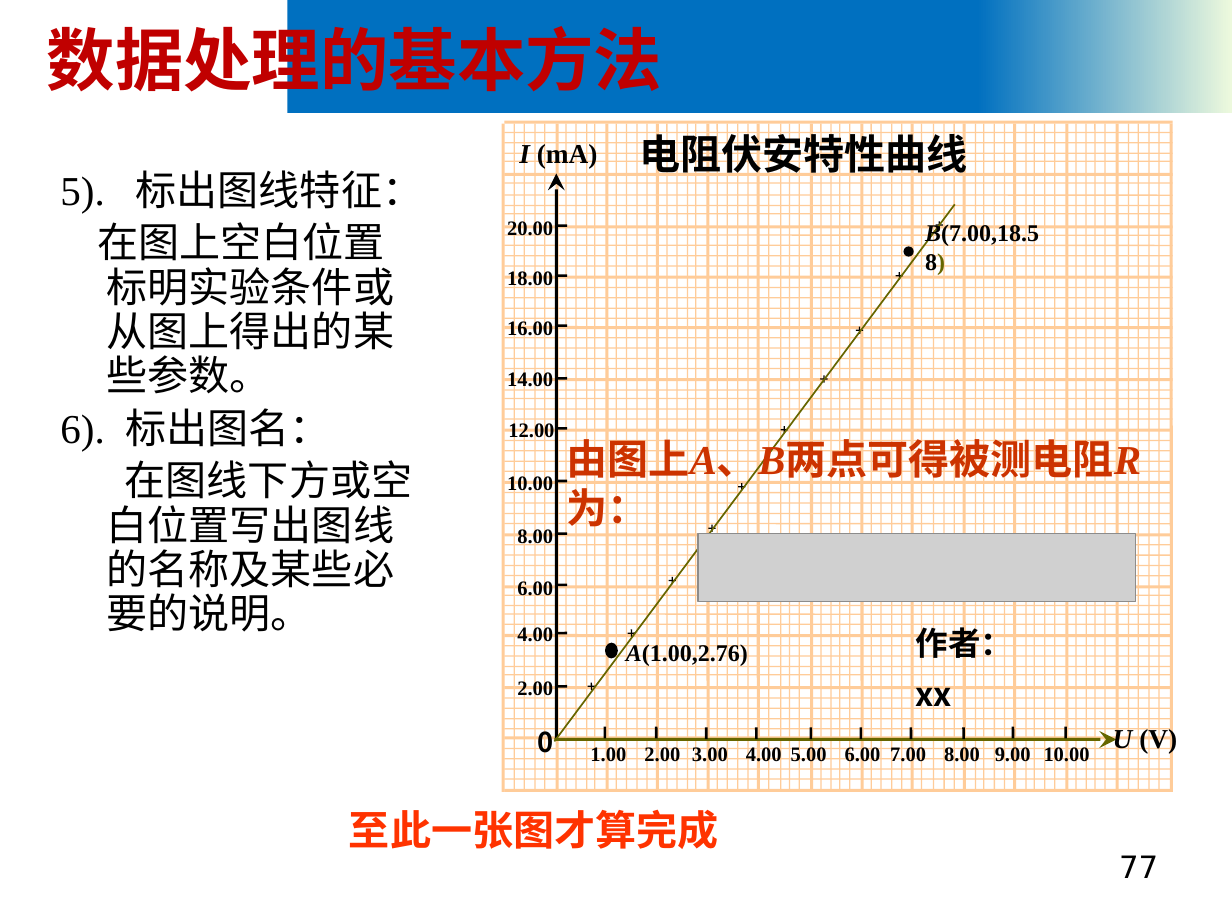
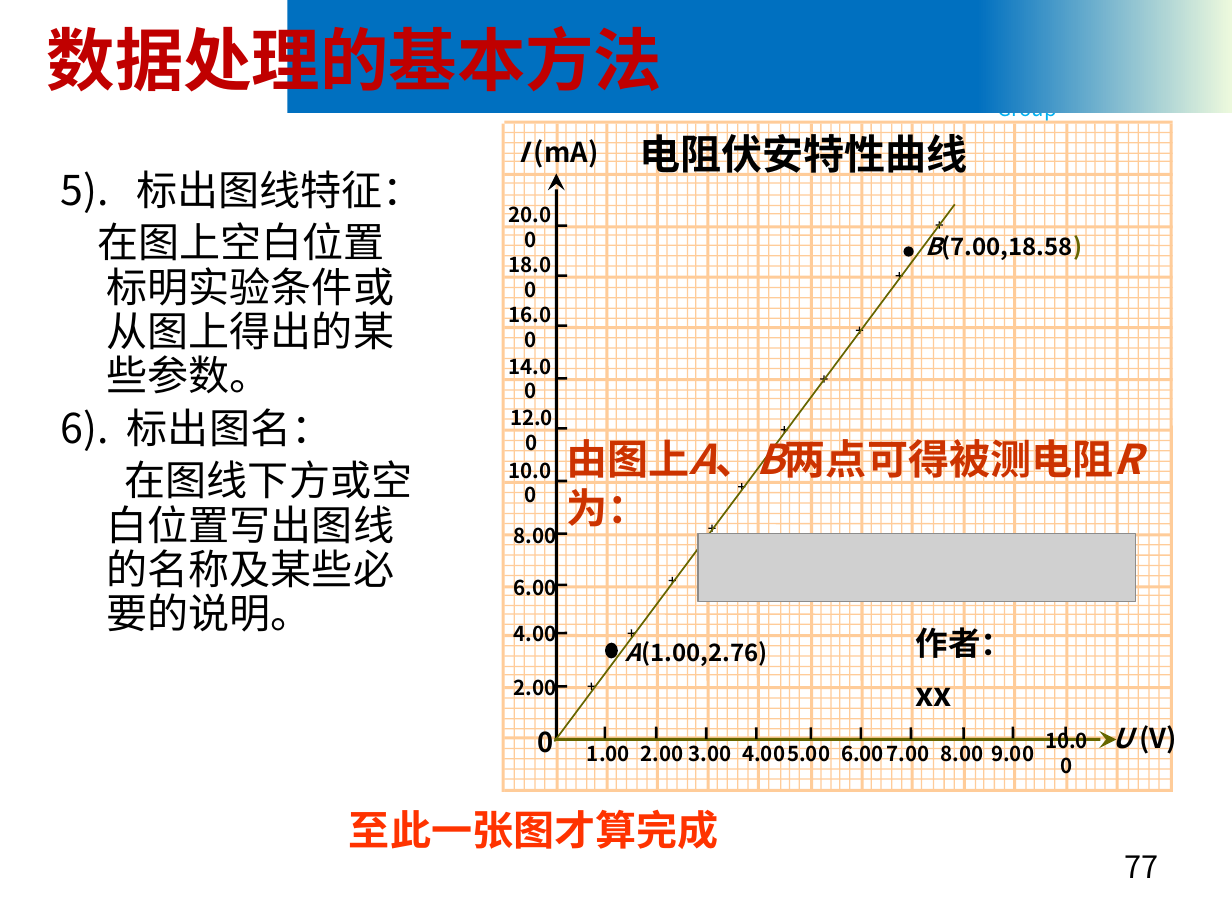
Before and after one commit to yzbaaa/ZZU-CS-Courses-Resources, a slide deck: slide 77 of 01 数理基础 & 英语/大学物理实验 A(Ⅰ)/PPT/大学物理实验绪论.pptx. Drawn at 1232x924 pixels with LibreOffice and Linux fonts; fonts in the diff are those of the drawing; grey boxes stand for pictures; background and template pictures are left out. Boxes give left, top, right and bottom in pixels: in the first picture for what was removed or moved away, otherwise in the second. Text is boxed around its words. In the diff, an @@ line names an element or a change of style, - is before the commit and + after.

Commit message:
add: 添加大物实验ppt

```diff
--- a/01 数理基础 & 英语/大学物理实验 A(Ⅰ)/PPT/大学物理实验绪论.pptx
+++ b/01 数理基础 & 英语/大学物理实验 A(Ⅰ)/PPT/大学物理实验绪论.pptx
@@ font Times New Roman to Noto Sans CJK SC in 27 elements at (x1=60, y1=170, x2=423, y2=632), (x1=514, y1=522, x2=557, y2=548), (x1=514, y1=621, x2=557, y2=647), (x1=514, y1=575, x2=557, y2=601), (x1=514, y1=675, x2=557, y2=701), (x1=641, y1=740, x2=684, y2=766), (x1=742, y1=740, x2=785, y2=766), (x1=841, y1=740, x2=884, y2=766), (x1=941, y1=740, x2=984, y2=766), (x1=587, y1=740, x2=630, y2=766), (x1=688, y1=740, x2=731, y2=766), (x1=787, y1=740, x2=830, y2=766), (x1=887, y1=740, x2=930, y2=766), (x1=991, y1=740, x2=1034, y2=766), (x1=1113, y1=719, x2=1178, y2=756), (x1=519, y1=133, x2=598, y2=170), (x1=566, y1=432, x2=757, y2=485), (x1=626, y1=635, x2=767, y2=668), (x1=925, y1=230, x2=1083, y2=263), (x1=509, y1=302, x2=552, y2=328), (x1=509, y1=252, x2=552, y2=278), (x1=509, y1=353, x2=552, y2=379), (x1=509, y1=202, x2=552, y2=225), (x1=509, y1=457, x2=552, y2=483), (x1=1045, y1=728, x2=1088, y2=754), (x1=510, y1=405, x2=553, y2=428), (x1=998, y1=47, x2=1156, y2=122) @@
@@ text "20.00" moved from (x1=507, y1=219, x2=553, y2=240) to (x1=509, y1=202, x2=552, y2=225) @@
@@ text "18.00" moved from (x1=507, y1=269, x2=553, y2=290) to (x1=509, y1=252, x2=552, y2=278) @@
@@ text "16.00" moved from (x1=507, y1=319, x2=553, y2=340) to (x1=509, y1=302, x2=552, y2=328) @@
@@ text "14.00" moved from (x1=507, y1=370, x2=553, y2=389) to (x1=509, y1=353, x2=552, y2=379) @@
@@ text "12.00" moved from (x1=508, y1=422, x2=554, y2=443) to (x1=510, y1=405, x2=553, y2=428) @@
@@ text "10.00" moved from (x1=507, y1=474, x2=553, y2=495) to (x1=509, y1=457, x2=552, y2=483) @@
@@ text "10.00" moved from (x1=1044, y1=745, x2=1090, y2=766) to (x1=1045, y1=728, x2=1088, y2=754) @@
@@ page number at (x1=1124, y1=855, x2=1158, y2=878): font DejaVu Sans to Noto Sans CJK SC @@
```
Also in this commit, not shown: 88 other slides changed, 5 other files.
